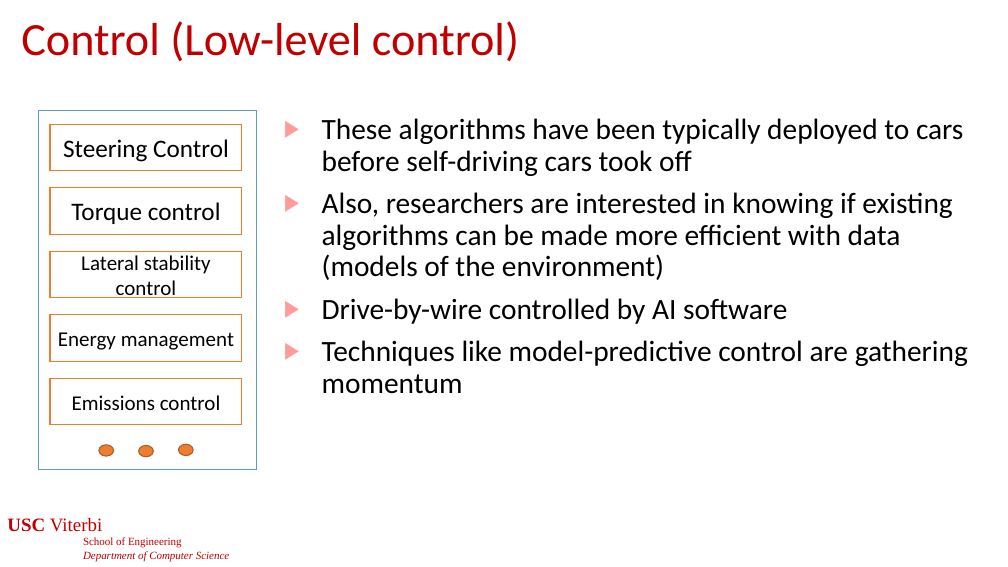
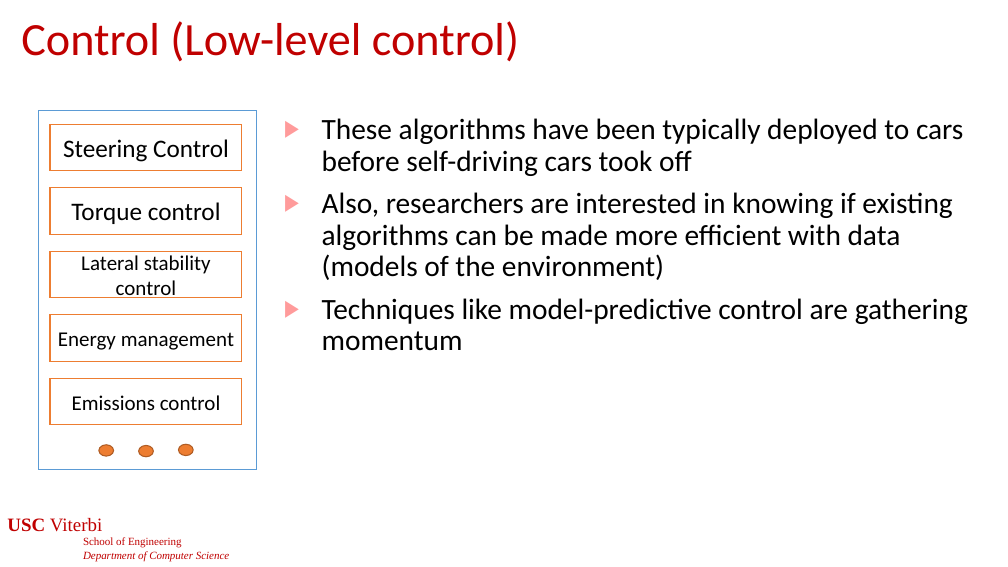
Before and after one commit to jdeshmukh/jdeshmukh.github.io, a slide deck: slide 8 of teaching/cs513-autocps-fall-2024/slides/Planning.pptx. Drawn at 1008x567 pixels with LibreOffice and Linux fonts; fonts in the diff are those of the drawing; background and template pictures are left out. Boxes give left, top, right and bottom in pixels: in the first picture for what was removed or moved away, otherwise in the second. Text is boxed around its words. In the diff, an @@ line names an element or a change of style, - is before the commit and + after.

```diff
--- a/teaching/cs513-autocps-fall-2024/slides/Planning.pptx
+++ b/teaching/cs513-autocps-fall-2024/slides/Planning.pptx
@@ text at (322, 298, 787, 324): paragraph removed @@
-▶ Drive-by-wire controlled by AI software
```
Also in this commit, not shown: 6 other slides changed, 2 slides removed, 2 other files.
